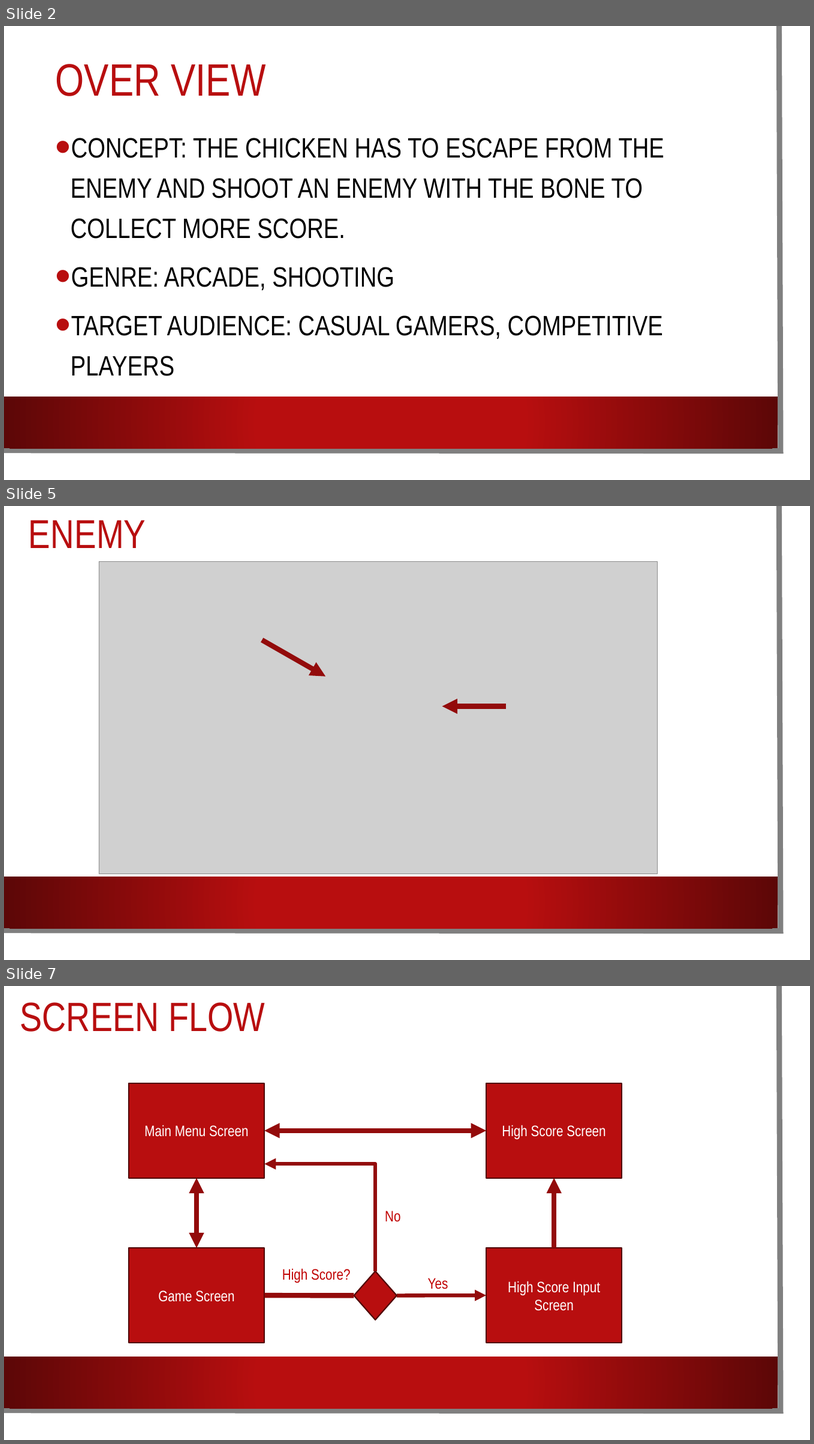
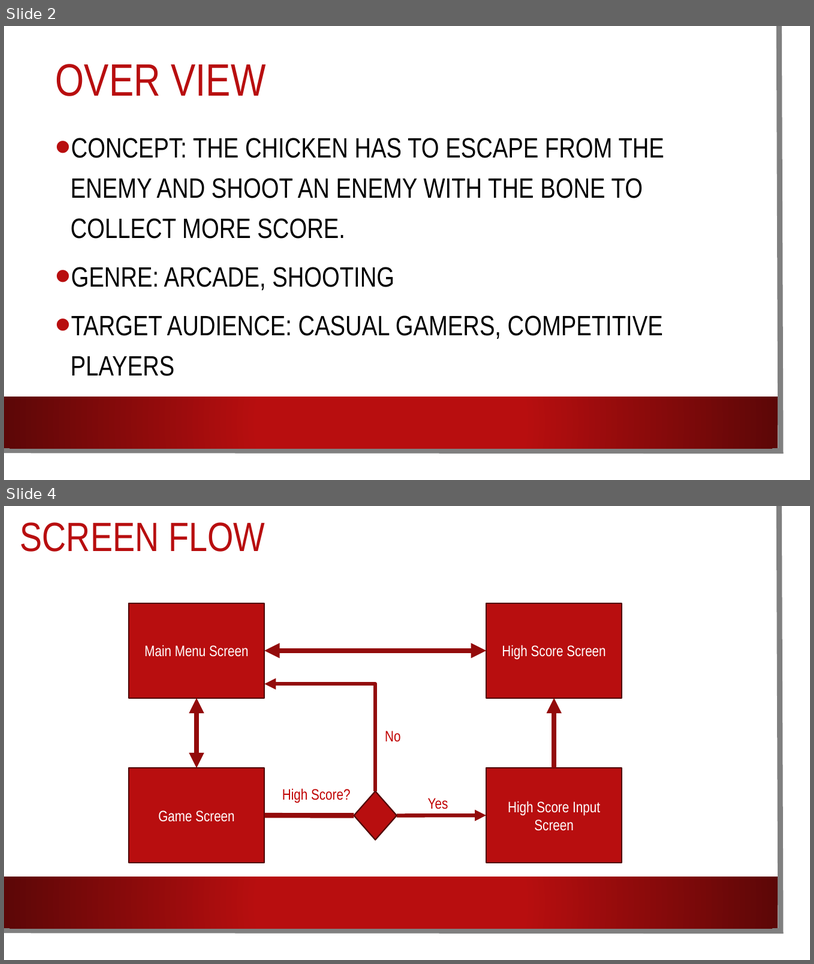
Before and after one commit to Teerapath-Keawratana/GameProject, a slide deck: Documents/PrototypePresentation.pptx. Shown one above the other, each under a label of ours: slides 2, 5 and 7 before the commit, slides 2 and 4 after it; the slides between them are not shown. The pictures are 814x1444 and 814x964 pixels, drawn with LibreOffice and Linux fonts; fonts in the diff are those of the drawing; grey boxes stand for pictures; background and template pictures are left out. Boxes give left, top, right and bottom in pixels: in the first picture for what was removed or moved away, otherwise in the second. Text is boxed around its words. In the diff, an @@ line names an element or a change of style, - is before the commit and + after.

```diff
--- a/Documents/PrototypePresentation.pptx
+++ b/Documents/PrototypePresentation.pptx
@@ slide 5 removed at box(4, 506, 810, 960), background picture (left out); not listed: 3 template elements that a slide beside it also shows @@
@@ title removed at box(29, 520, 146, 548) @@
-ENEMY
@@ picture removed at box(99, 561, 657, 873) @@
@@ arrow removed from (263, 640) to (326, 676) @@
@@ arrow removed from (506, 706) to (443, 706) @@
@@ what was slide 7 is now slide 4 @@
```
Also in this commit, not shown: 1 slide changed, 2 other slides removed, 2 other files.
